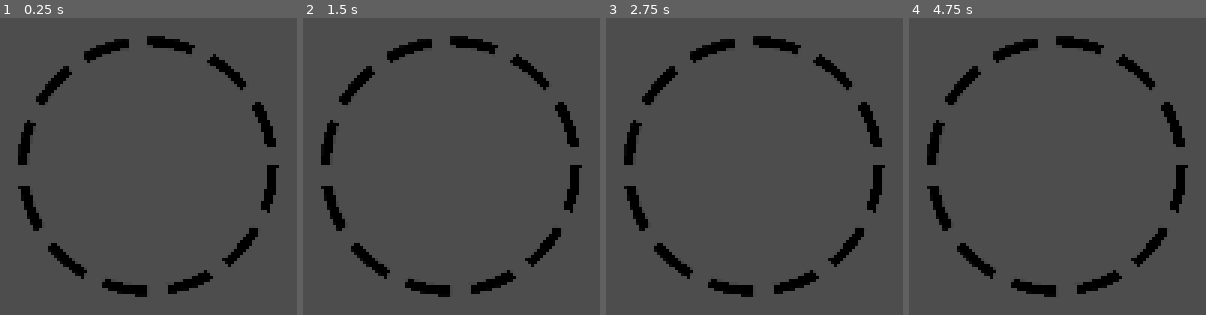
Above: before the commit, frames 1-4 (left to right).
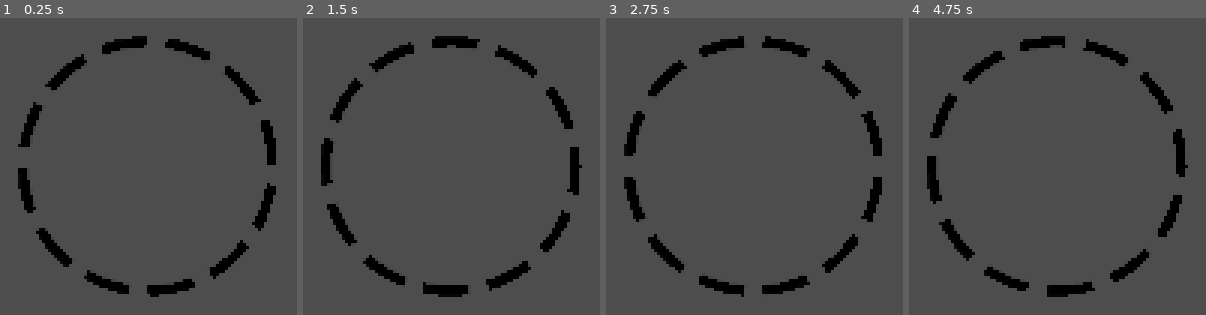
Above: after the commit, the same moments.

Repository: fatihceyln/a-game-about-feeding-a-black-hole
Game: Godot game, scene res://clicker/clicker_test.tscn
Same seed, same stepped clock (60 frames per second), same inputs: the game is played once before the commit and once after it. The project has no main scene, so this scene is started directly.
Inputs:
- Up to frame 1 (0.25 s): no input
- Up to frame 2 (1.5 s): no input
- Up to frame 3 (2.75 s): no input
- Up to frame 4 (4.75 s): no input

The runs differ from the first frame. In frame 1, 5.2% of the frame differs, in the area x 6-94%, y 6-94%; in frame 2, 5.0%; in frame 3, 2.8%; in frame 4, 5.4%, in the area x 6-93%, y 6-94%.

Commit message:
Add rotation functionality to Clicker by introducing angle offset and speed control

Diff:
--- a/clicker/clicker.gd
+++ b/clicker/clicker.gd
@@ -4,11 +4,20 @@
 const RADIUS: float = 100.0
 const SEGMENT_COUNT: int = 12
 const SEGMENT_RATIO: float = 0.7
+const SPEED: float = 0.6
+
+var angle_offset: float = 0.0
+
+
+func _process(delta: float) -> void:
+	angle_offset = wrapf(angle_offset + (delta * SPEED), 0.0, TAU)
+	queue_redraw()
+
 
 func _draw() -> void:
 	var segment_size: float = TAU / SEGMENT_COUNT
 
 	for i in SEGMENT_COUNT:
-		var start_angle: float = float(i) * segment_size
+		var start_angle: float = angle_offset + (float(i) * segment_size)
 		var end_angle: float = start_angle + (segment_size * SEGMENT_RATIO)
 		draw_arc(Vector2.ZERO, RADIUS, start_angle, end_angle, 20, Color.BLACK, 8)
